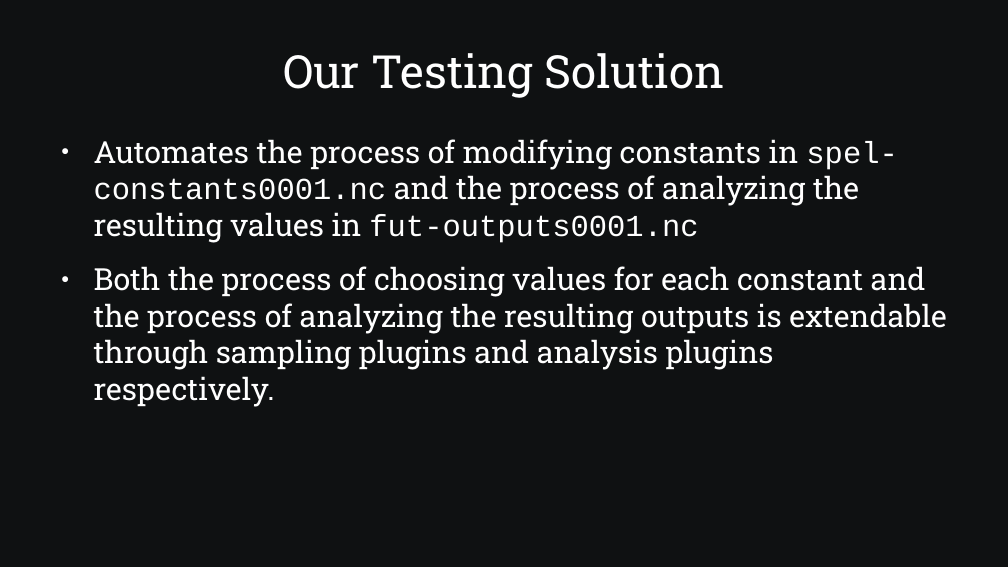
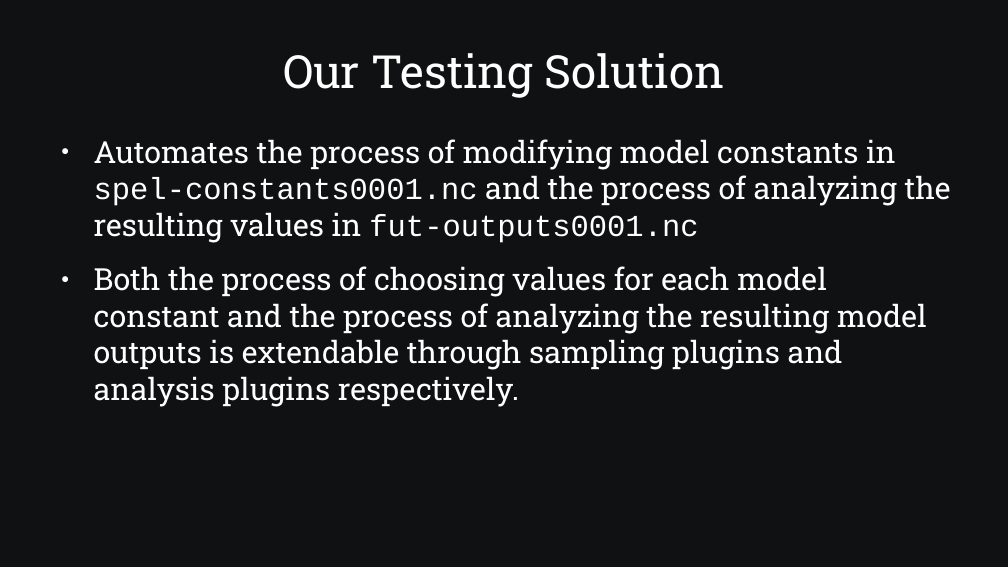
Before and after one commit to SamAllen06/lake_temp_work, a slide deck: slide 4 of documentation/for_collaborators/TestingSoftwareOverview.odp. Drawn at 1008x567 pixels with LibreOffice and Linux fonts; fonts in the diff are those of the drawing. Boxes give left, top, right and bottom in pixels: in the first picture for what was removed or moved away, otherwise in the second. Text is boxed around its words. In the diff, an @@ line names an element or a change of style, - is before the commit and + after.

```diff
--- a/documentation/for_collaborators/TestingSoftwareOverview.odp
+++ b/documentation/for_collaborators/TestingSoftwareOverview.odp
@@ text at [94,139,951,407]: text changed @@
-● Automates the process of modifying constants in spel-constants0001.nc and the process of analyzing the resulting values in fut-outputs0001.nc
-● Both the process of choosing values for each constant and the process of analyzing the resulting outputs is extendable through sampling plugins and analysis plugins respectively.
+● Automates the process of modifying model constants in spel-constants0001.nc and the process of analyzing the resulting values in fut-outputs0001.nc
+● Both the process of choosing values for each model constant and the process of analyzing the resulting model outputs is extendable through sampling plugins and analysis plugins respectively.
```
Also in this commit, not shown: 15 other slides changed, 3 slides added, 1 slide removed, 3 other files.
